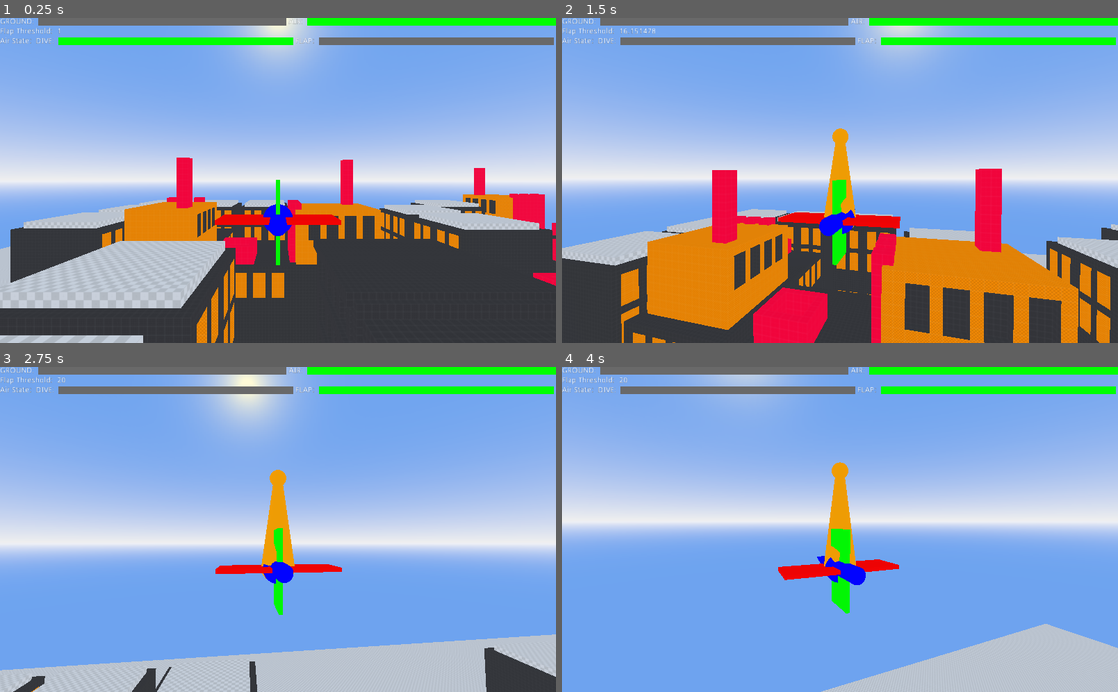
Above: before the commit, frames 1-4 (two rows, left to right).
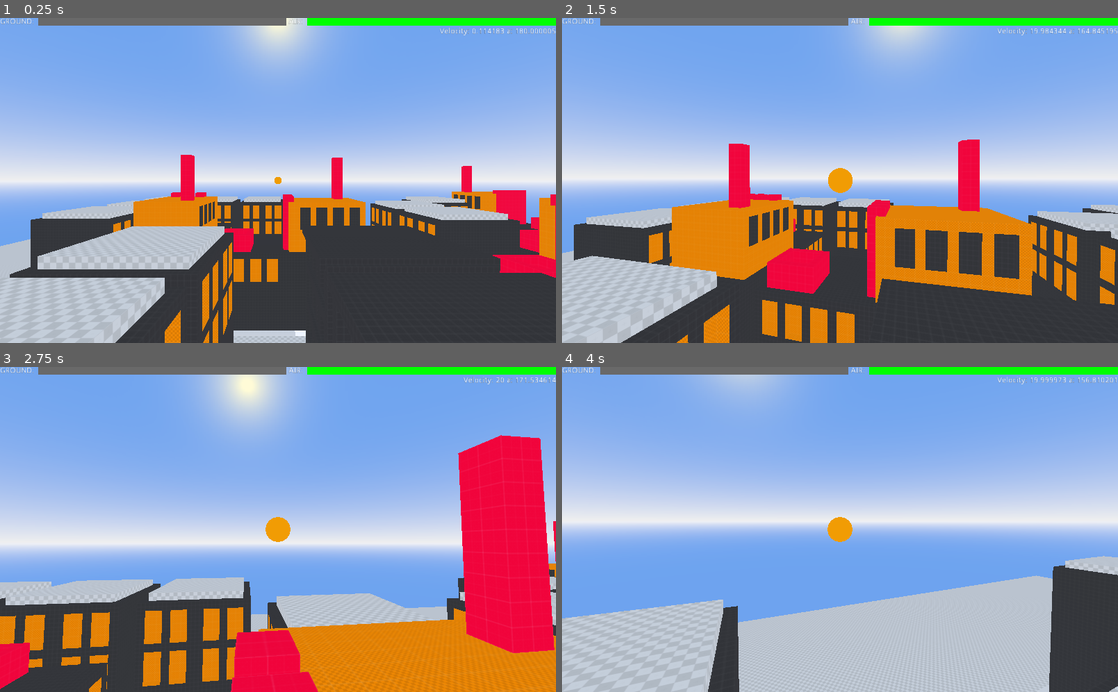
Above: after the commit, the same moments.

Repository: voxelv/birban
Game: Godot game, scene res://main.tscn
Two runs of this game, one before a commit and one after it. Both use one fixed random seed, a clock stepped at 60 frames per second and the inputs below.
Inputs (mouse positions are in pixels of both pictures, inside the frame that each line leads up to):
- Up to frame 1 (0.25 s): no input
- Up to frame 2 (1.5 s): move the mouse to (867, 180) at 0.52 s; hold W (move_forward) from 0.53 s (still down); tap Space (jump) at 0.6, 0.77, 1.07, 1.35 s; click (867, 180) at 0.67 s; move the mouse to (812, 180) at 1.27 s
- Up to frame 3 (2.75 s): keep holding W (move_forward); tap Space (jump) at 1.52, 1.82, 2.1 s; move the mouse to (289, 523) at 2.02 s
- Up to frame 4 (4 s): keep holding W (move_forward); move the mouse to (834, 536) at 2.77 s; tap Space (jump) at 2.85, 3.02, 3.32, 3.6, 3.77 s; click (834, 536) at 2.92 s; move the mouse to (878, 532) at 3.52 s

The runs differ from the first frame. In frame 1, 19% of the frame differs, in the area x 0-100%, y 2-100%; in frame 2, 34%; in frame 3, 42%; in frame 4, 29%.

Commit message:
stuff and things...

Diff:
--- a/main.tscn
+++ b/main.tscn
@@ -158,7 +158,7 @@
 [node name="lights" type="Spatial" parent="world"]
 
 [node name="player" parent="world" instance=ExtResource( 4 )]
-transform = Transform( 1, 0, 0, 0, 1, 0, 0, 0, 1, -12, 28.0037, 0 )
+transform = Transform( 1, 0, 0, 0, 1, 0, 0, 0, 1, -11, 28, 4 )
 speed = 20.0
 acceleration = 20.0
 main_path = NodePath("../..")
@@ -214,52 +214,19 @@
 margin_right = 1024.0
 margin_bottom = 32.0
 
-[node name="Label" type="Label" parent="ui/VBoxContainer/HBoxContainer2"]
-margin_right = 101.0
-margin_bottom = 14.0
-text = "Flap Threshold: "
-
-[node name="flap_threshold_label" type="Label" parent="ui/VBoxContainer/HBoxContainer2"]
-margin_left = 105.0
-margin_right = 133.0
+[node name="Control" type="Control" parent="ui/VBoxContainer/HBoxContainer2"]
+margin_right = 933.0
+margin_bottom = 14.0
+size_flags_horizontal = 3
+
+[node name="Label2" type="Label" parent="ui/VBoxContainer/HBoxContainer2"]
+margin_left = 937.0
+margin_right = 992.0
+margin_bottom = 14.0
+text = "Velocity:"
+
+[node name="velocity" type="Label" parent="ui/VBoxContainer/HBoxContainer2"]
+margin_left = 996.0
+margin_right = 1024.0
 margin_bottom = 14.0
 text = "00.0"
-
-[node name="HBoxContainer3" type="HBoxContainer" parent="ui/VBoxContainer"]
-margin_top = 36.0
-margin_right = 1024.0
-margin_bottom = 50.0
-
-[node name="Label" type="Label" parent="ui/VBoxContainer/HBoxContainer3"]
-margin_right = 62.0
-margin_bottom = 14.0
-text = "Air State: "
-
-[node name="Label2" type="Label" parent="ui/VBoxContainer/HBoxContainer3"]
-margin_left = 66.0
-margin_right = 104.0
-margin_bottom = 14.0
-text = "DIVE: "
-
-[node name="air_state_dive_color" type="ColorRect" parent="ui/VBoxContainer/HBoxContainer3"]
-margin_left = 108.0
-margin_right = 540.0
-margin_bottom = 14.0
-size_flags_horizontal = 3
-
-[node name="Label3" type="Label" parent="ui/VBoxContainer/HBoxContainer3"]
-margin_left = 544.0
-margin_right = 583.0
-margin_bottom = 14.0
-text = "FLAP: "
-
-[node name="air_state_flap_color" type="ColorRect" parent="ui/VBoxContainer/HBoxContainer3"]
-margin_left = 587.0
-margin_right = 1020.0
-margin_bottom = 14.0
-size_flags_horizontal = 3
-
-[node name="ColorRect3" type="ColorRect" parent="ui/VBoxContainer/HBoxContainer3"]
-margin_left = 1024.0
-margin_right = 1024.0
-margin_bottom = 14.0
--- a/player.gd
+++ b/player.gd
@@ -23,10 +23,7 @@
 
 # Movement State
 enum MOVE {GROUND, AIR, CNT}
-enum AIR {DIVE, FLAP, CNT}
 var move_state : int = MOVE.GROUND
-var air_state : int = AIR.DIVE
-var flap_threshold : float = 1.0
 # MOVEMENT DEBUG
 export(NodePath) var main_path
 onready var main := get_node(main_path) as Node
@@ -58,11 +55,8 @@
 		else:
 			Input.set_mouse_mode(Input.MOUSE_MODE_CAPTURED)
 			mouse_captured = true
-	main.find_node("flap_threshold_label").text = str(flap_threshold)
 	main.find_node("air_color").color = COLOR_ON if move_state == MOVE.AIR else COLOR_DEFAULT
 	main.find_node("ground_color").color = COLOR_ON if move_state == MOVE.GROUND else COLOR_DEFAULT
-	main.find_node("air_state_dive_color").color = COLOR_ON if air_state == AIR.DIVE else COLOR_DEFAULT
-	main.find_node("air_state_flap_color").color = COLOR_ON if air_state == AIR.FLAP else COLOR_DEFAULT
 
 func _input(event):
 	if event is InputEventMouseButton:
@@ -80,67 +74,6 @@
 func _physics_process(delta):
 	handle_movement(delta)
 
-func handle_movement(delta):
-#	var test_string := get_tree().get_root().find_node("test_string") as Label
-	if is_on_floor():
-		if(move_state == MOVE.AIR):
-			move_state = MOVE.GROUND
-			velocity.y = 0.0
-		velocity = handle_on_ground_movement(delta)
-	else:
-		if(move_state == MOVE.GROUND):
-			move_state = MOVE.AIR
-		velocity = handle_in_air_movement(delta)
-
-	print(velocity.normalized().dot(Vector3.DOWN))
-	if velocity.normalized().dot(Vector3.DOWN) < 0.9 and velocity.normalized().dot(Vector3.UP) < 0.9:
-		vec_helper.visible = true
-		vec_helper.transform = Transform.IDENTITY.looking_at(velocity, Vector3.UP).scaled(Vector3.ONE * max(0.9, velocity.length()))
-	else:
-		vec_helper.visible = false
-	velocity = move_and_slide(velocity, Vector3.UP)
-
-	if translation.y < -125.0:
-		var pos = get_parent().find_node("player_spawn").translation
-		visual.transform = Transform.IDENTITY
-		translation = pos
-		velocity = Vector3.ZERO
-
-func handle_on_ground_movement(delta):
-	var direction = get_input_vec3_camera_aligned().normalized()
-
-	var v := velocity
-
-	v = v.linear_interpolate(direction * speed, acceleration * delta)
-	v.y = -0.01
-
-#	if v.length_squared() > 0.25:
-#		visual.rotation.y = lerp_angle(visual.rotation.y, look_dir, 1.0 * delta)
-	visual.transform = visual.transform.interpolate_with(Transform(camera_pivot.transform.basis), 5.0 * delta).scaled(Vector3.ONE)
-	visual.transform = Transform.IDENTITY.rotated(Vector3.UP, visual.get_rotation().y)
-
-	if Input.is_action_just_pressed("jump"):
-		v.y = jump_power
-
-	return(v)
-
-func get_input_vec3_ones()->Vector3:
-	var direction = Vector3.ZERO
-
-	if Input.is_action_pressed("move_forward"):
-		direction.z += -1.0
-
-	if Input.is_action_pressed("move_backward"):
-		direction.z += 1.0
-
-	if Input.is_action_pressed("move_left"):
-		direction.x += -1.0
-
-	if Input.is_action_pressed("move_right"):
-		direction.x += 1.0
-
-	return(direction)
-
 func get_input_vec3_camera_aligned()->Vector3:
 	var direction = Vector3.ZERO
 
@@ -157,9 +90,50 @@
 		direction += camera_pivot.transform.basis.x
 	return(direction)
 
+func handle_movement(delta):
+	if is_on_floor():
+		if(move_state == MOVE.AIR):
+			move_state = MOVE.GROUND
+			velocity.y = 0.0
+		velocity = handle_on_ground_movement(delta)
+	else:
+		if(move_state == MOVE.GROUND):
+			move_state = MOVE.AIR
+		velocity = handle_in_air_movement(delta)
+
+	update_velocity_vec_helper()
+
+	if move_state == MOVE.GROUND:
+		velocity = move_and_slide_with_snap(velocity, Vector3.DOWN, Vector3.UP, false, 4, 0.78, true)
+	elif move_state == MOVE.AIR:
+		velocity = move_and_slide(velocity, Vector3.UP, false, 4, 0.78, true)
+
+	if translation.y < -125.0:
+		var pos = get_parent().find_node("player_spawn").translation
+		translation = pos
+		visual.transform = Transform.IDENTITY
+		velocity = Vector3.ZERO
+
+func handle_on_ground_movement(delta):
+	var direction = get_input_vec3_camera_aligned()
+	direction.y = 0.0
+	direction = direction.normalized()
+
+	var v := velocity
+
+	v = v.linear_interpolate(direction * speed, acceleration * delta)
+	v.y = -0.01
+
+	visual.transform = visual.transform.interpolate_with(Transform(camera_pivot.transform.basis), 5.0 * delta).scaled(Vector3.ONE)
+	visual.transform = Transform.IDENTITY.rotated(Vector3.UP, visual.get_rotation().y)
+
+	if Input.is_action_just_pressed("jump"):
+		v.y = jump_power
+		move_state = MOVE.AIR
+
+	return(v)
+
 func handle_in_air_movement(delta):
-	var max_turn = 20.0
-	var max_pitch = deg2rad(20.0)
 	var max_fly_speed = 20.0
 
 	var v := velocity
@@ -167,23 +141,28 @@
 	v = v.linear_interpolate(direction * max_fly_speed, acceleration * delta)
 
 	if Input.is_action_just_pressed("jump"):
-		if air_state == AIR.DIVE:
-			air_state = AIR.FLAP
-			flap_threshold = abs(v.y) + flap_power
-		elif air_state == AIR.FLAP:
-			flap_threshold += flap_power
-		flap_threshold = clamp(flap_threshold, 1.0, max_flap)
-
-	if air_state == AIR.FLAP:
-		v.y = lerp(v.y, flap_threshold, 10.0*delta)
-		if v.y >= flap_threshold - 0.001:
-			air_state = AIR.DIVE
-	elif air_state == AIR.DIVE:
-		flap_threshold = lerp(flap_threshold, 1.0, 2.0*delta)
-		# Gravity
-		v.y += -10.0 * delta
+		pass
 
 	return(v)
 
-func handle_collision():
-	pass
+func update_velocity_vec_helper():
+	main.find_node("velocity").text = str(velocity.length()) + " a: " + str(rad2deg(transform.basis.z.angle_to(velocity)))
+#	var v = velocity.normalized()
+#	var v_no_y = Vector3(v.x, 0.0, v.z).normalized()
+#	vec_helper.transform = Transform.IDENTITY.rotated(
+#		Vector3.UP,
+#		-v_no_y.dot(Vector3.RIGHT) * (PI / 2.0)
+#	).rotated(
+#		Vector3.RIGHT,
+##		v.dot(Vector3.UP) * (PI / 2.0)
+#		0.0
+#	).scaled(
+#		Vector3.ONE * velocity.length()
+#	)
+	if(velocity.length() > 0.01):
+		vec_helper.transform.basis = Basis(
+			transform.basis.z.cross(velocity.normalized()).normalized(),
+			transform.basis.z.angle_to(velocity.normalized())
+		).scaled(
+			Vector3.ONE*min(max(1.0, velocity.length()), 10.0)
+		)
--- a/player.tscn
+++ b/player.tscn
@@ -31,11 +31,14 @@
 
 [node name="player" type="KinematicBody"]
 script = ExtResource( 1 )
+min_pitch = -89.0
+max_pitch = 89.0
 
 [node name="CollisionShape" type="CollisionShape" parent="."]
 shape = SubResource( 1 )
 
 [node name="mesh" type="Spatial" parent="."]
+visible = false
 
 [node name="MeshInstance" type="MeshInstance" parent="mesh"]
 visible = false
@@ -61,7 +64,6 @@
 [node name="rotation_proxy" type="Spatial" parent="."]
 
 [node name="camera_pivot" type="Spatial" parent="rotation_proxy"]
-transform = Transform( 1, 0, 0, 0, 1, 0, 0, 0, 1, 0, 1, 0 )
 
 [node name="SpringArm" type="SpringArm" parent="rotation_proxy/camera_pivot"]
 transform = Transform( 1, 0, 0, 0, 1, 0, 0, 0, 1, 0, 0, 1 )
--- a/vec_helper.tscn
+++ b/vec_helper.tscn
@@ -17,17 +17,21 @@
 [sub_resource type="CylinderMesh" id=2]
 material = SubResource( 4 )
 top_radius = 0.0
-bottom_radius = 0.04
+bottom_radius = 0.08
 height = 0.1
 
 [node name="vec_helper" type="Spatial"]
 script = ExtResource( 1 )
 color = Color( 1, 0.537255, 0, 1 )
 
-[node name="MeshInstance" type="MeshInstance" parent="."]
+[node name="meshes" type="Spatial" parent="."]
+transform = Transform( -1, 0, -8.74228e-08, 0, 1, 0, 8.74228e-08, 0, -1, 0, 0, 0 )
+
+[node name="MeshInstance" type="MeshInstance" parent="meshes"]
 transform = Transform( -1, -8.74228e-08, 3.82137e-15, 0, -4.37114e-08, -1, 8.74228e-08, -1, 4.37114e-08, 0, 0, -0.45 )
 mesh = SubResource( 1 )
+skeleton = NodePath("../..")
 
-[node name="MeshInstance" type="MeshInstance" parent="MeshInstance"]
+[node name="MeshInstance" type="MeshInstance" parent="meshes/MeshInstance"]
 transform = Transform( 1, 0, 0, 0, 1, 0, 0, 0, 1, 0, 0.5, 0 )
 mesh = SubResource( 2 )
